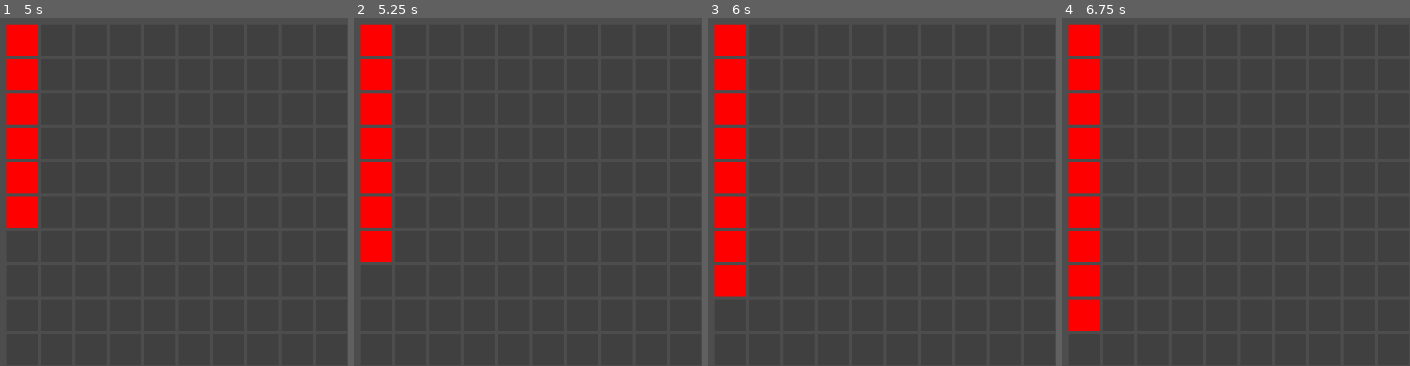
Above: before the commit, frames 1-4 (left to right).
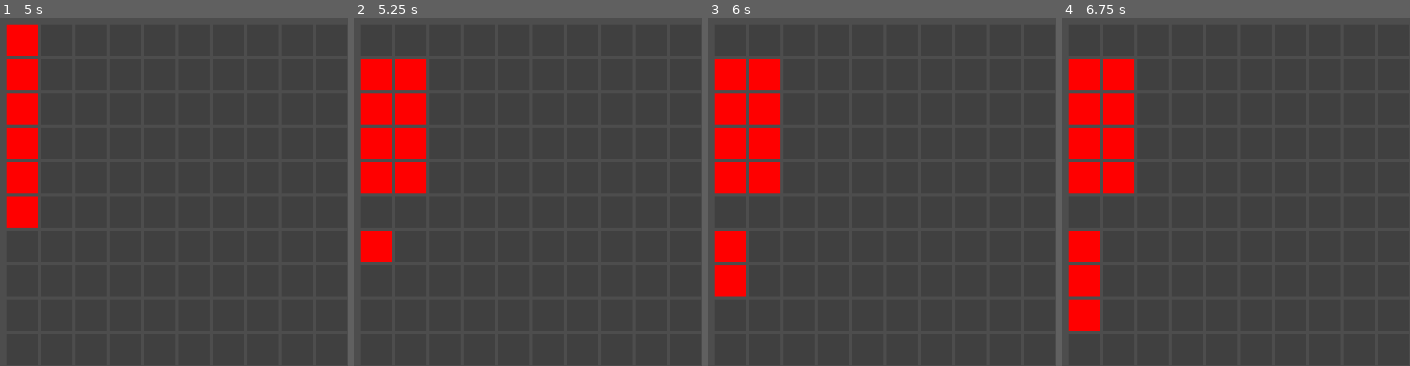
Above: after the commit, the same moments.

Repository: cyberneel/life-defense
Game: Godot game, scene res://scenes/game_scene.tscn
Same seed, same stepped clock (60 frames per second), same inputs: the game is played once before the commit and once after it.
Inputs (mouse positions are % of the whole screen's width and height, from its top left):
- Up to frame 1 (5 s): tap Enter at 0.5, 2, 3.5 s; move the mouse to (3, 3) at 0.52 s; press the mouse at (3, 3) at 0.53 s; tap Space at 1.25, 2.75, 4.25 s; move the mouse to (3, 8) at 1.27 s; release the mouse at (3, 8) at 1.28 s; click (3, 8) at 1.35 s; move the mouse to (3, 13) at 2.02 s; press the mouse at (3, 13) at 2.03 s; move the mouse to (3, 18) at 2.77 s; release the mouse at (3, 18) at 2.78 s; click (3, 18) at 2.85 s; move the mouse to (3, 23) at 3.52 s; press the mouse at (3, 23) at 3.53 s; move the mouse to (3, 28) at 4.27 s; release the mouse at (3, 28) at 4.28 s; click (3, 28) at 4.35 s
- Up to frame 2 (5.25 s): move the mouse to (3, 33) at 5.02 s; press the mouse at (3, 33) at 5.03 s
- Up to frame 3 (6 s): move the mouse to (3, 38) at 5.77 s; release the mouse at (3, 38) at 5.78 s; click (3, 38) at 5.85 s
- Up to frame 4 (6.75 s): move the mouse to (3, 43) at 6.52 s; press the mouse at (3, 43) at 6.53 s
The pictures show only the part of the screen within x 0-50%, y 0-50%; the shares and areas given below are measured in that part.

Frame 1 is identical in both runs. In frame 2, 4.9% of the frame differs, in the area x 1-21%, y 1-61%; in frame 3, 4.9%; in frame 4, 4.9%.

Commit message:
Got the simulation working

Diff:
--- a/scenes/game_scene.tscn
+++ b/scenes/game_scene.tscn
@@ -9,6 +9,7 @@
 grid_size = 20
 block_size = 5
 padding_px = 5
+update_interval = 5
 
 [node name="Simulate Next Step" type="Timer" parent="Grid Spawner"]
 
--- a/scripts/grid_block.gd
+++ b/scripts/grid_block.gd
@@ -18,6 +18,7 @@
 
 # Called every frame. 'delta' is the elapsed time since the previous frame.
 func _process(delta: float) -> void:
+	update_state()
 	pass
 
 func _on_input_event(viewport: Node, event: InputEvent, shape_idx: int) -> void:
--- a/scripts/grid_spawner.gd
+++ b/scripts/grid_spawner.gd
@@ -31,7 +31,7 @@
 			block.scale.y = block_size
 			block.name = str(block_num)
 			block_num += 1
-			block.get_node("Area2D").block_state_toggled.connect(_on_block_clicked)
+			block.get_node("Area2D").block_state_toggled.connect(_on_block_state_changed)
 			add_child(block)
 			block_states.append(false)
 
@@ -45,11 +45,44 @@
 
 # Simulation Update
 func _on_simulate_next_step() -> void:
-	print("Sim")
+	print("Running Sim Step")
+	var new_block_states: Array[bool] = block_states.duplicate()
+	for x in range(grid_size):
+		for y in range(grid_size):
+			var num: int = get_block_idx_from_2d(x, y)
+			var is_alive: bool = block_states[num]
+			var neighbor_count: int = get_cell_neighbors(num)
+
+			# Alive rules
+			if is_alive:
+				# Underpopulation
+				if (neighbor_count < 2):
+					new_block_states[num] = false
+					get_child(num+1).get_child(0).is_alive = false
+					continue
+				# Sustain
+				if (neighbor_count == 2 || neighbor_count == 3):
+					new_block_states[num] = true
+					get_child(num+1).get_child(0).is_alive = true
+					continue
+				# Overpopulation
+				if (neighbor_count > 3):
+					new_block_states[num] = false
+					get_child(num+1).get_child(0).is_alive = false
+					continue
+			# Dead rules
+			else:
+				# Reproduce
+				if (neighbor_count == 3):
+					new_block_states[num] = true
+					get_child(num+1).get_child(0).is_alive = true
+					continue
+			new_block_states[num] = false;
+	block_states = new_block_states
 	pass
 
-# When a block is clicked
-func _on_block_clicked(num: int, state: bool) -> void:
+# When a block's state is changed
+func _on_block_state_changed(num: int, state: bool) -> void:
 	block_states[num] = state
 	print(str(num) + ": " + str(state))
 	pass
@@ -65,3 +98,18 @@
 	idx = idx % grid_size
 	pos2d.y = floor(idx)
 	return pos2d
+
+# Calculate the how many neighbors are alive
+func get_cell_neighbors(num: int) -> int:
+	var pos: Vector2i = get_block_2d_from_idx(num)
+	var neighbors: int = 0
+	for x in range(-1, 2):
+		for y in range(-1, 2):
+			# ignore the cell itself
+			if (x == 0 && y == 0):
+				continue
+			# check if in range
+			if (pos.x + x >= 0 && pos.y + y >= 0) and (pos.x + x < grid_size && pos.y + y < grid_size):
+				if block_states[get_block_idx_from_2d(pos.x+x, pos.y+y)]:
+					neighbors += 1
+	return neighbors
